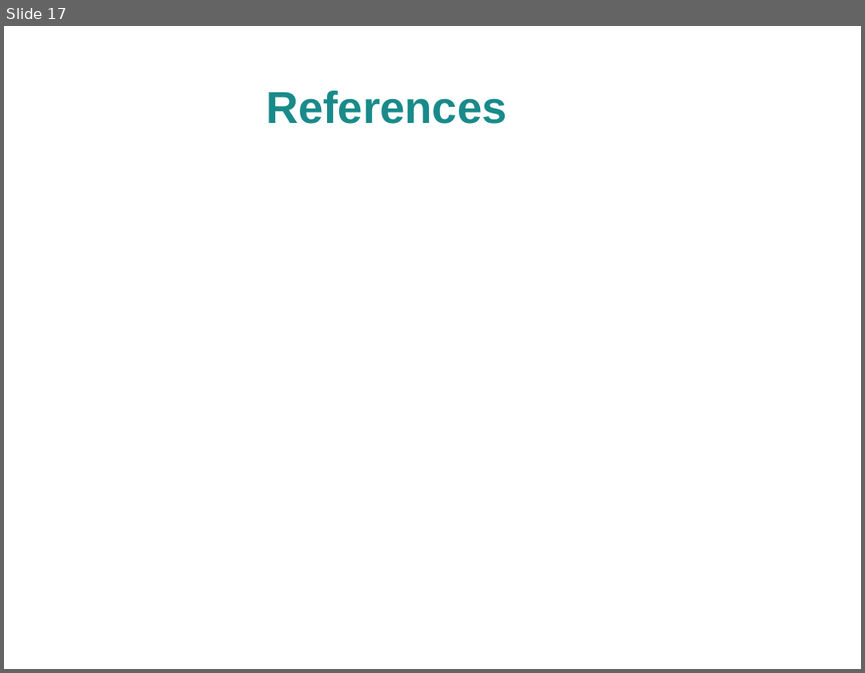
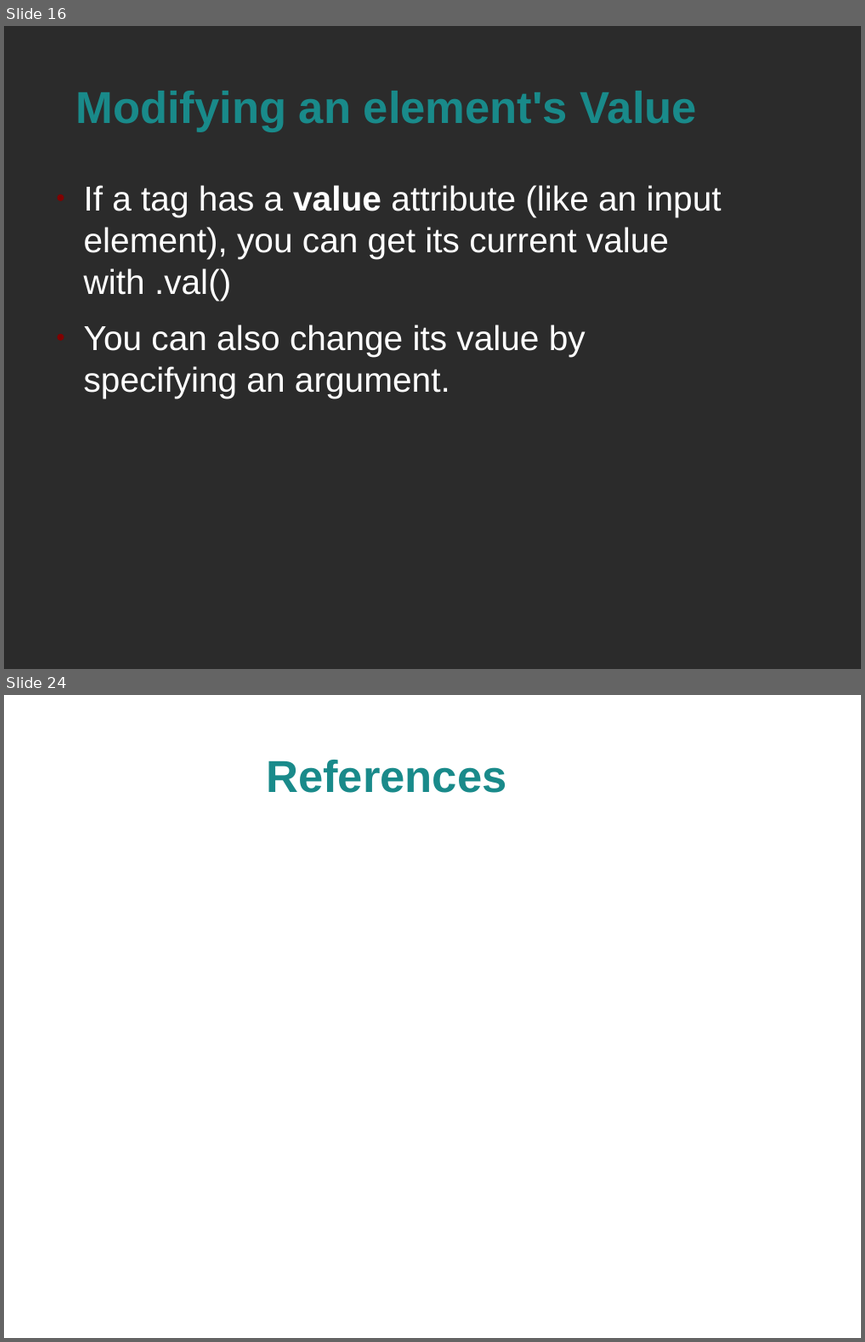
Before and after one commit to spellbindguy/Web-Development, a slide deck: Lectures/07 JavaScript/jQuery.odp. Shown one above the other, each under a label of ours: slide 17 before the commit, slides 16 and 24 after it; the slides between them are not shown. The pictures are 865x673 and 865x1342 pixels, drawn with LibreOffice and Linux fonts; fonts in the diff are those of the drawing; background and template pictures are left out; a plain dark background stands for a picture behind light text. Boxes give left, top, right and bottom in pixels: in the first picture for what was removed or moved away, otherwise in the second. Text is boxed around its words. In the diff, an @@ line names an element or a change of style, - is before the commit and + after.

```diff
--- a/Lectures/07 JavaScript/jQuery.odp
+++ b/Lectures/07 JavaScript/jQuery.odp
@@ slide 16 added at box(4, 26, 861, 669), background picture (left out) @@
@@ title added at box(75, 91, 697, 132), 41.4 pt, text #198A8A, bold @@
+Modifying an element's Value
@@ text added at box(84, 185, 721, 398), 32 pt, text #FFFFFF @@
+● If a tag has a value attribute (like an input element), you can get its current value with .val()
+● You can also change its value by specifying an argument.
@@ what was slide 17 is now slide 24 @@
```
Also in this commit, not shown: 7 slides changed, 6 other slides added, 1 other file.
